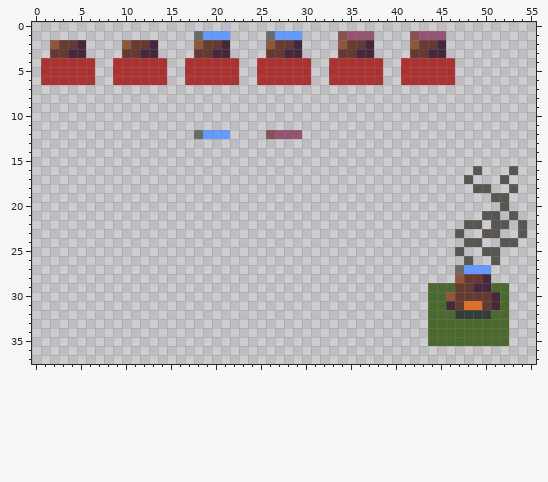
Edited in one commit: pixel-art file (assets/oven.aseprite). The first picture shows the starting point.
64x64 pixels, 1 frame. Shown: x 0..55, y 0..37.
After:
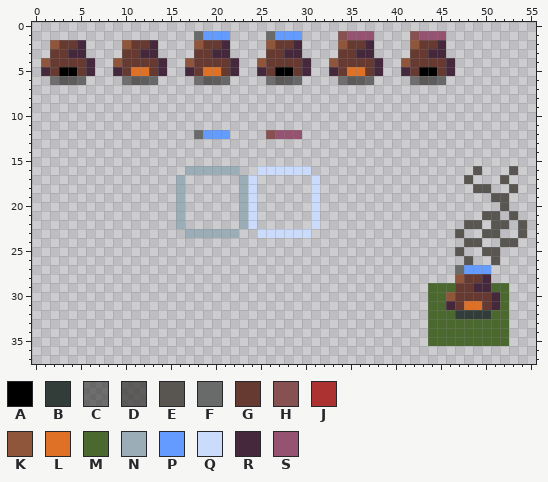
Palette (. is transparent): A #000000  B #323c39  C #3b3937a5  D #3b3937c2  E #595652  F #696a6a  G #663931  H #875151  J #ac3232  K #8f563b  L #df7126  M #4b692f  N #9badb7  P #639bff  Q #cbdbfc  R #45283c  S #955271
From old to new:
layer ".block" now hidden
@@ x 0..55 @@
  3 ..GGRR....GGRR....GGRR....GGRR....GGRR....GGRR..........
- 4 .JJJJJJ..JJJJJJ..JJJJJJ..JJJJJJ..JJJJJJ..JJJJJJ.........
- 5 .JJJJJJ..JJJJJJ..JJJJJJ..JJJJJJ..JJJJJJ..JJJJJJ.........
- 6 .JJJJJJ..JJJJJJ..JJJJJJ..JJJJJJ..JJJJJJ..JJJJJJ.........
+ 4 .KGGGGR..KGGGGR..KGGGGR..KGGGGR..KGGGGR..KGGGGR.........
+ 5 .RGAAGR..RGLLGR..RGLLGR..RGAAGR..RGLLGR..RGAAGR.........
+ 6 ..CDDC....CDDC....CDDC....CDDC....CDDC....CDDC..........
  7 ........................................................
@@ x 14..33 @@
 15 ....................
-16 ....................
-17 ....................
-18 ....................
-19 ....................
-20 ....................
-21 ....................
-22 ....................
-23 ....................
+16 ...NNNNNN..QQQQQQ...
+17 ..N......NQ......Q..
+18 ..N......NQ......Q..
+19 ..N......NQ......Q..
+20 ..N......NQ......Q..
+21 ..N......NQ......Q..
+22 ..N......NQ......Q..
+23 ...NNNNNN..QQQQQQ...
 24 ....................
Boxes around the changes in both pictures, in picture pixels (x1, y1, x2, y2):
changed: (41, 58, 455, 85)
added: (176, 166, 320, 238)
